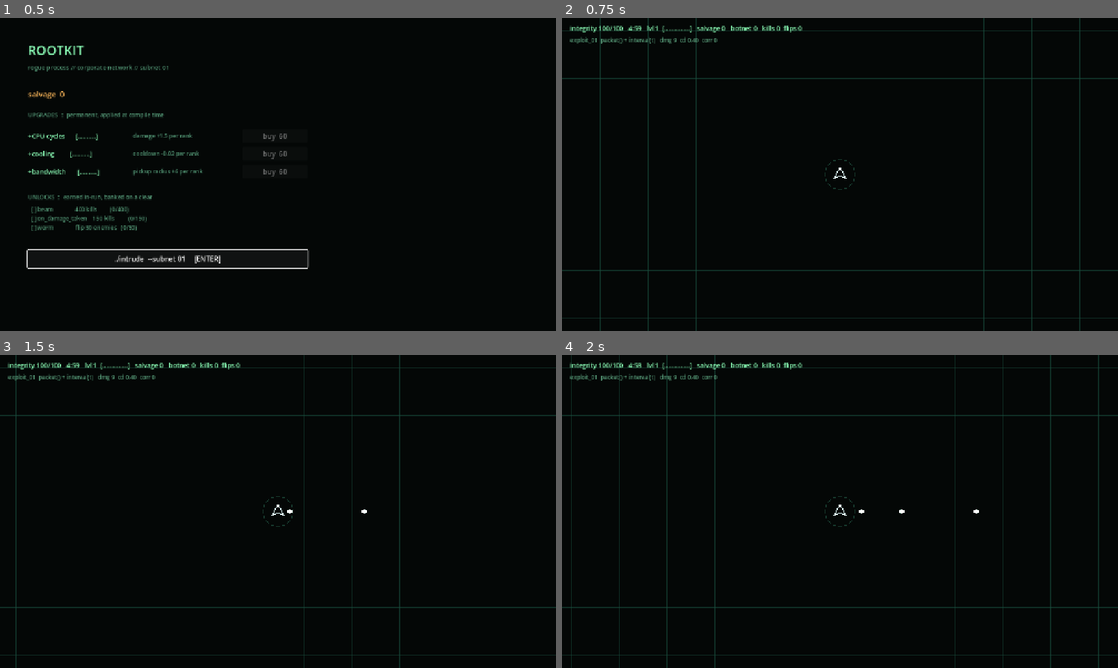
Above: before the commit, frames 1-4 (two rows, left to right).
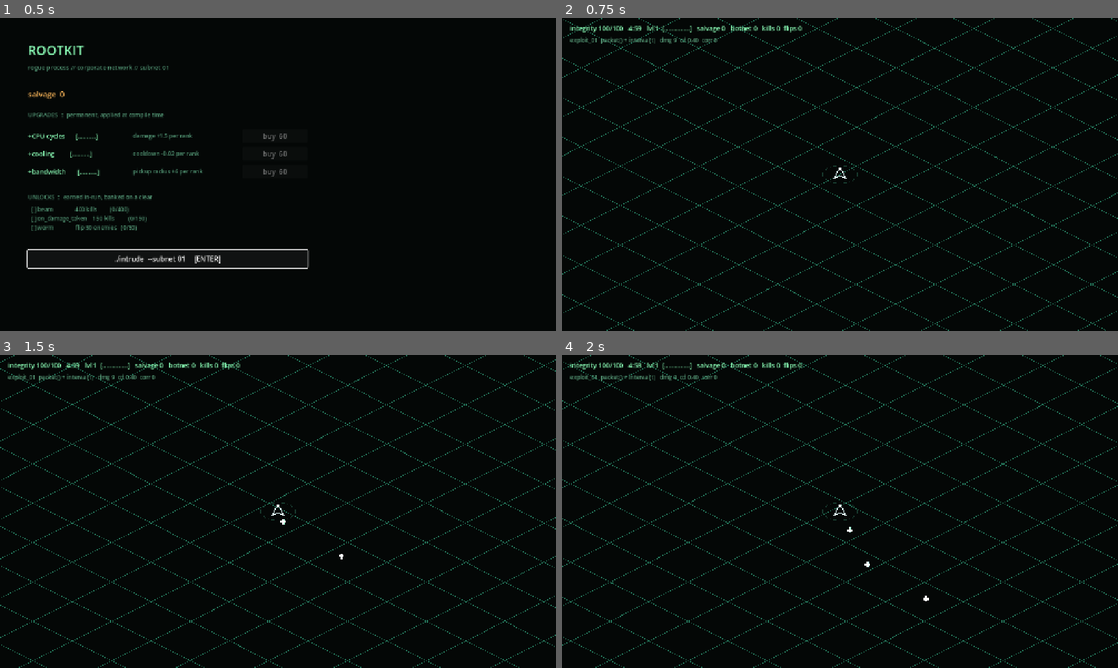
Above: after the commit, the same moments.

Repository: seanperkins/rootkit-game
Game: Godot game, scene res://scenes/main.tscn
The game is run twice, just before and just after one commit, with the same random seed, the same clock (stepped at 60 frames per second) and the same inputs.
Inputs:
- Up to frame 1 (0.5 s): no input
- Up to frame 2 (0.75 s): click "./intrude --subnet 01 [ENTER]" at 0.5 s
- Up to frame 3 (1.5 s): tap Enter at 1.25, 1.35 s; hold D from 1.28 s (still down)
- Up to frame 4 (2 s): keep holding D

Frame 1 is identical in both runs. In frame 2, 5.6% of the frame differs, in the area x 0-100%, y 0-100%; in frame 3, 4.9%; in frame 4, 5.6%.

Commit message:
feat(iso): isometric projection at the render boundary
A 2:1 isometric view applied only where the world meets the screen. The
simulation stays flat 2D — grid, collision, steering, targeting and every
distance in the tick are untouched — so this is a view transform, and reverting
it means deleting to_iso/from_iso and their call sites.

Four boundaries needed handling:

- Render. Instance transforms project the position but keep the quad
  screen-aligned, so glyphs stay upright. A symbol that tilts with the ground
  plane reads as debris rather than as an entity.
- Depth. Enemies draw back-to-front via a counting sort into 192 screen-depth
  bands — O(n), no comparisons. This was the part flagged as risky when the
  approach was estimated; it costs 0.24 ms at the enemy cap (real-run p95 2.91
  -> 3.15 ms), which is well inside budget.
- Input. Keyboard is screen-relative and is unprojected before it becomes
  velocity, so W moves up the screen rather than along a world axis that now
  points diagonally. input_override stays WORLD-space: it is a hook for headless
  drivers, which reason in world coordinates.
- Ground. The lattice and the arena wall project, so the map reads as a diamond
  with true black beyond it, and the pickup ring projects to an ellipse because
  it lies on the plane.

Found while looking at it: enemies could spawn outside the arena. The spawn ring
is centred on the player and never consulted the bounds, so near an edge they
landed in the void — invisible against black here, and unreachable either way.
Spawns are now clamped into the arena.

Diff:
--- a/scripts/run/backdrop.gd
+++ b/scripts/run/backdrop.gd
@@ -1,13 +1,13 @@
 extends Node2D
 
-## The lattice, and the edge of the map.
+## The lattice and the arena wall, drawn in the isometric projection.
 ##
-## The grid previously drew around the player without reference to the arena, so
-## the world looked infinite and you could walk into an invisible wall. Lines
-## stop at the boundary and the boundary itself is drawn.
+## Because the projection is a view transform over a flat simulation, the world
+## is still a rectangle — it simply reads as a diamond once projected, and the
+## lattice reads as the ground plane it always was.
 
 const STEP := 96.0
-const LINE := Color(0.10, 0.30, 0.24, 0.55)
+const LINE := Color(0.16, 0.52, 0.40, 0.85)
 const EDGE := Color(0.35, 1.00, 0.75, 0.9)
 const GLOW := Color(0.12, 0.45, 0.34, 0.35)
 
@@ -22,26 +22,36 @@
 	var o: Vector2 = target.ARENA_ORIGIN
 	var sz: Vector2 = target.ARENA_SIZE
 	var c: Vector2 = target.player_pos
-	var half := Vector2(940, 600)
 
-	# Only draw the lattice inside the arena, and only near the player.
-	var x0 := maxf(o.x, floorf((c.x - half.x) / STEP) * STEP)
-	var x1 := minf(o.x + sz.x, c.x + half.x)
-	var y0 := maxf(o.y, floorf((c.y - half.y) / STEP) * STEP)
-	var y1 := minf(o.y + sz.y, c.y + half.y)
+	# Clip in WORLD space to a box around the player, then project. Clipping
+	# after projection would cut the lattice along screen axes and the diagonals
+	# would visibly pop.
+	var reach := 1100.0
+	var x0 := maxf(o.x, floorf((c.x - reach) / STEP) * STEP)
+	var x1 := minf(o.x + sz.x, c.x + reach)
+	var y0 := maxf(o.y, floorf((c.y - reach) / STEP) * STEP)
+	var y1 := minf(o.y + sz.y, c.y + reach)
 
 	var x := x0
 	while x <= x1:
-		draw_line(Vector2(x, y0), Vector2(x, y1), LINE, 1.0)
+		draw_line(target.to_iso(Vector2(x, y0)), target.to_iso(Vector2(x, y1)), LINE, 1.0)
 		x += STEP
 	var y := y0
 	while y <= y1:
-		draw_line(Vector2(x0, y), Vector2(x1, y), LINE, 1.0)
+		draw_line(target.to_iso(Vector2(x0, y)), target.to_iso(Vector2(x1, y)), LINE, 1.0)
 		y += STEP
 
-	# The wall. Doubled line plus an inner falloff band so the edge reads before
-	# you are against it.
-	var r := Rect2(o, sz)
-	draw_rect(r, EDGE, false, 3.0)
-	draw_rect(Rect2(o + Vector2(10, 10), sz - Vector2(20, 20)), GLOW, false, 2.0)
-	draw_rect(Rect2(o + Vector2(22, 22), sz - Vector2(44, 44)), GLOW * 0.6, false, 1.0)
+	_wall(o, sz, 0.0, EDGE, 3.0)
+	_wall(o, sz, 10.0, GLOW, 2.0)
+	_wall(o, sz, 22.0, GLOW * 0.6, 1.0)
+
+func _wall(o: Vector2, sz: Vector2, inset: float, col: Color, w: float) -> void:
+	var a := o + Vector2(inset, inset)
+	var b := o + Vector2(sz.x - inset, sz.y - inset)
+	draw_polyline(PackedVector2Array([
+		target.to_iso(Vector2(a.x, a.y)),
+		target.to_iso(Vector2(b.x, a.y)),
+		target.to_iso(Vector2(b.x, b.y)),
+		target.to_iso(Vector2(a.x, b.y)),
+		target.to_iso(Vector2(a.x, a.y)),
+	]), col, w)
--- a/scripts/run/run.gd
+++ b/scripts/run/run.gd
@@ -24,6 +24,23 @@
 ## or is targeted beyond what the player can see.
 const VIEW_RANGE := 620.0
 
+## Isometric projection, applied at the RENDER and INPUT boundaries only.
+## Simulation stays flat 2D: the grid, collision, steering, targeting and every
+## distance in the tick are unchanged. This is a view transform, not a physics
+## change, which is what keeps it cheap and reversible.
+##
+##   screen.x = (x - y) * K
+##   screen.y = (x + y) * K / 2      <- the 2:1 squash
+const ISO_K := 0.82
+
+static func to_iso(p: Vector2) -> Vector2:
+	return Vector2((p.x - p.y) * ISO_K, (p.x + p.y) * ISO_K * 0.5)
+
+static func from_iso(s: Vector2) -> Vector2:
+	var a := s.x / ISO_K
+	var b := s.y / (ISO_K * 0.5)
+	return Vector2((b + a) * 0.5, (b - a) * 0.5)
+
 ## Worms are a chain: a head that steers, and segments that follow the path the
 ## head actually took rather than beelining at the player. Segments are real
 ## enemies — individually killable, individually dangerous — but they do not
@@ -78,6 +95,9 @@
 var paused := false
 var pickup_radius := PICKUP_RADIUS
 var _steer_phase := 0
+var _order: PackedInt32Array
+var _band_count: PackedInt32Array
+const DEPTH_BANDS := 192
 
 var thresholds: PackedFloat32Array
 var enemy_types: Array
@@ -136,6 +156,8 @@
 	_proj_last = PackedInt32Array(); _proj_last.resize(MAX_PROJECTILES)
 	_worm_id = PackedInt32Array(); _worm_id.resize(MAX_ENEMIES)
 	_worm_seg = PackedInt32Array(); _worm_seg.resize(MAX_ENEMIES)
+	_order = PackedInt32Array(); _order.resize(MAX_ENEMIES)
+	_band_count = PackedInt32Array(); _band_count.resize(DEPTH_BANDS + 1)
 	_botnet_ratio = PackedFloat32Array(); _botnet_ratio.resize(MAX_BOTNET)
 	_botnet_life = PackedFloat32Array(); _botnet_life.resize(MAX_BOTNET)
 
@@ -180,12 +202,18 @@
 	_step9_recycle()
 
 	_update_renderers()
-	_camera.global_position = player_pos
+	_camera.global_position = to_iso(player_pos)
 	queue_redraw()
 
 func _step1_spawn(dt: float) -> void:
 	for s in director.step(dt, player_pos, SPAWN_RING):
 		var ti: int = s[0]
+		# The spawn ring is centred on the player and does not know about the
+		# arena, so near an edge it placed enemies outside the map — invisible
+		# against the void in the isometric view, and unreachable in either.
+		s[1] = (s[1] as Vector2).clamp(
+			ARENA_ORIGIN + Vector2(24, 24),
+			ARENA_ORIGIN + ARENA_SIZE - Vector2(24, 24))
 		if ti == WORM_TYPE:
 			if _spawn_worm(s[1]):
 				director.spawned += 1
@@ -251,9 +279,15 @@
 
 func _step2_integrate(dt: float) -> void:
 	# Polled directly so no InputMap entries are needed. WASD and arrows both.
+	#
+	# input_override is a WORLD direction — it is a simulation hook for headless
+	# drivers, which reason in world space. Keyboard input is SCREEN-relative and
+	# is unprojected below, so W moves you up the screen rather than up the world
+	# axis (which under the projection points diagonally).
 	var input := Vector2.ZERO
+	var world_dir := Vector2.ZERO
 	if input_override != null:
-		input = input_override
+		world_dir = (input_override as Vector2).normalized()
 	else:
 		if Input.is_physical_key_pressed(KEY_A) or Input.is_physical_key_pressed(KEY_LEFT):
 			input.x -= 1.0
@@ -264,7 +298,9 @@
 		if Input.is_physical_key_pressed(KEY_S) or Input.is_physical_key_pressed(KEY_DOWN):
 			input.y += 1.0
 	if input.length_squared() > 0.0:
-		player_pos += input.normalized() * PLAYER_SPEED * dt
+		world_dir = from_iso(input).normalized()
+	if world_dir.length_squared() > 0.0:
+		player_pos += world_dir * PLAYER_SPEED * dt
 	player_pos = player_pos.clamp(ARENA_ORIGIN + Vector2(40, 40),
 		ARENA_ORIGIN + ARENA_SIZE - Vector2(40, 40))
 	if player_iframe > 0.0:
@@ -785,33 +821,71 @@
 func _update_renderers() -> void:
 	var mm := _mm_enemy.multimesh
 	mm.visible_instance_count = enemies.count
-	for i in enemies.count:
+	# Depth order: farther up the screen draws first. Buckets rather than a
+	# comparison sort — 600 entities every frame, and the band resolution is far
+	# finer than the overlap it resolves.
+	_depth_sort()
+	for n in enemies.count:
+		var i: int = _order[n]
 		var t = enemy_types[enemies.type_index[i]]
 		var s: float = 2.4 if enemies.type_index[i] == EnemyTable.ICE else 1.0
-		mm.set_instance_transform_2d(i, Transform2D(0.0, Vector2(s, s), 0.0, enemies.pos[i]))
+		mm.set_instance_transform_2d(n, Transform2D(0.0, Vector2(s, s), 0.0, to_iso(enemies.pos[i])))
 		var frac: float = clampf(enemies.corruption[i] / maxf(thresholds[enemies.type_index[i]], 0.001), 0.0, 1.0)
 		var shade := 1.15
 		if _worm_id[i] != 0 and _worm_seg[i] != 0:
 			shade = 1.15 * (0.82 - 0.07 * mini(_worm_seg[i], 4))
-		mm.set_instance_color(i, t.color.lerp(Color(1.5, 0.25, 1.5), frac) * shade)
-		mm.set_instance_custom_data(i, Color(float(t.glyph), 0.0, 0.0, 0.0))
+		mm.set_instance_color(n, t.color.lerp(Color(1.5, 0.25, 1.5), frac) * shade)
+		mm.set_instance_custom_data(n, Color(float(t.glyph), 0.0, 0.0, 0.0))
 	mm = _mm_proj.multimesh
 	mm.visible_instance_count = projectiles.count
 	for i in projectiles.count:
-		mm.set_instance_transform_2d(i, Transform2D(0.0, Vector2.ONE, 0.0, projectiles.pos[i]))
+		mm.set_instance_transform_2d(i, Transform2D(0.0, Vector2.ONE, 0.0, to_iso(projectiles.pos[i])))
 	mm = _mm_shard.multimesh
 	mm.visible_instance_count = shards.count
 	for i in shards.count:
-		mm.set_instance_transform_2d(i, Transform2D(0.0, Vector2.ONE, 0.0, shards.pos[i]))
+		mm.set_instance_transform_2d(i, Transform2D(0.0, Vector2.ONE, 0.0, to_iso(shards.pos[i])))
 	mm = _mm_botnet.multimesh
 	mm.visible_instance_count = botnet.count
 	for i in botnet.count:
-		mm.set_instance_transform_2d(i, Transform2D(0.0, Vector2.ONE, 0.0, botnet.pos[i]))
+		mm.set_instance_transform_2d(i, Transform2D(0.0, Vector2.ONE, 0.0, to_iso(botnet.pos[i])))
+
+## Counting sort into screen-depth bands. O(n) with no comparisons, which is
+## what makes per-entity depth ordering affordable at the enemy cap.
+func _depth_sort() -> void:
+	var n := enemies.count
+	if n == 0:
+		return
+	for b in DEPTH_BANDS + 1:
+		_band_count[b] = 0
+	var lo := player_pos.x + player_pos.y - 1800.0
+	var span := 3600.0
+	for i in n:
+		var key := clampi(int((enemies.pos[i].x + enemies.pos[i].y - lo) / span * DEPTH_BANDS),
+			0, DEPTH_BANDS - 1)
+		_band_count[key] += 1
+	var acc := 0
+	for b in DEPTH_BANDS:
+		var c := _band_count[b]
+		_band_count[b] = acc
+		acc += c
+	for i in n:
+		var key2 := clampi(int((enemies.pos[i].x + enemies.pos[i].y - lo) / span * DEPTH_BANDS),
+			0, DEPTH_BANDS - 1)
+		_order[_band_count[key2]] = i
+		_band_count[key2] += 1
 
 func _draw() -> void:
+	# The ship is drawn screen-aligned at the projected position: a glyph that
+	# tilts with the ground plane reads as debris, not as the thing you steer.
+	var o := to_iso(player_pos)
 	var pts := PackedVector2Array([
-		player_pos + Vector2(0, -14), player_pos + Vector2(12, 8),
-		player_pos + Vector2(0, 3), player_pos + Vector2(-12, 8)])
+		o + Vector2(0, -14), o + Vector2(12, 8),
+		o + Vector2(0, 3), o + Vector2(-12, 8)])
 	var c := Color(0.9, 1.8, 1.3) if player_iframe <= 0.0 else Color(1.9, 0.8, 0.8)
 	draw_polyline(pts + PackedVector2Array([pts[0]]), c, 2.0)
-	draw_arc(player_pos, pickup_radius, 0, TAU, 40, Color(0.35, 0.9, 0.7, 0.22), 1.0)
+	# The pickup ring lies ON the ground plane, so it projects to an ellipse.
+	var ring := PackedVector2Array()
+	for k in 41:
+		var a := TAU * k / 40.0
+		ring.append(to_iso(player_pos + Vector2(cos(a), sin(a)) * pickup_radius))
+	draw_polyline(ring, Color(0.35, 0.9, 0.7, 0.22), 1.0)
--- /dev/null
+++ b/tools/shot_iso.gd
@@ -0,0 +1,29 @@
+extends SceneTree
+var run: Node2D
+var frames := 0
+func _initialize() -> void:
+	SaveGame.use_test_paths()
+	run = load("res://scenes/run.tscn").instantiate()
+	root.add_child(run)
+func _process(_d: float) -> bool:
+	frames += 1
+	if run == null or run.enemies == null: return false
+	if frames == 5:
+		run.level_up_offered.connect(func(c): run.choose_card(c[0][0], Loadout.best_target(c[0][1])))
+		# Do NOT jump elapsed: every wave would dump its whole backlog in one
+		# tick, since spawns are derived from elapsed rather than accumulated.
+		run.player_pos = Vector2(-1180, -640)   # near a corner, so the wall is in frame
+	if frames > 20:
+		# kite, so the player survives long enough to photograph
+		var flee := Vector2.ZERO
+		for i in run.enemies.count:
+			var d: Vector2 = run.player_pos - run.enemies.pos[i]
+			var dl := d.length()
+			if dl < 200.0 and dl > 0.01:
+				flee += d / dl * (200.0 - dl)
+		run.input_override = flee.normalized() if flee.length() > 0.01 else Vector2(0.4, 0.3)
+	if frames == 1500:
+		root.get_texture().get_image().save_png("/tmp/rootkit_iso.png")
+		print("enemies=%d shards=%d lvl=%d" % [run.enemies.count, run.shards.count, run.level])
+		return true
+	return false
